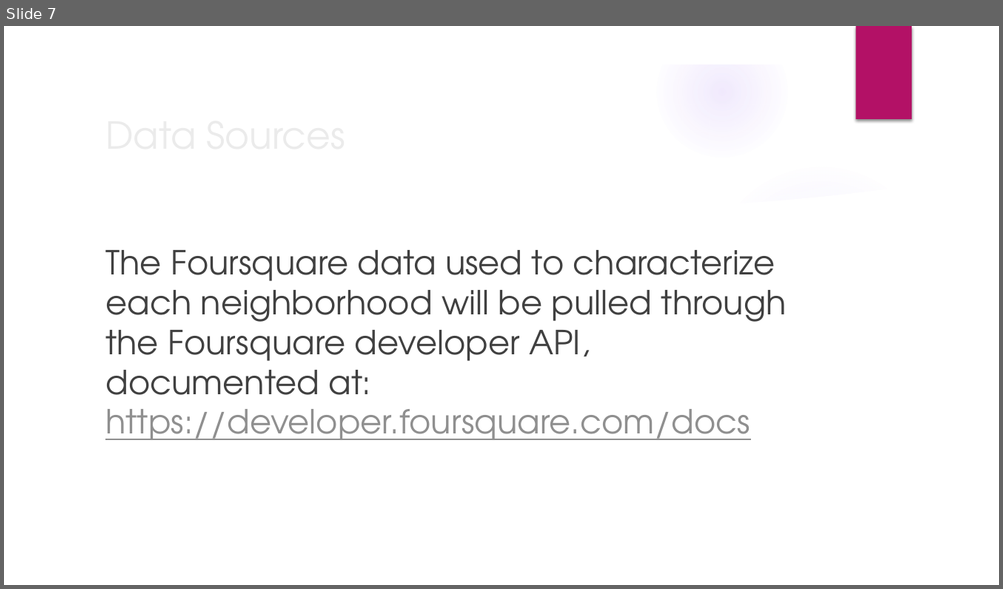
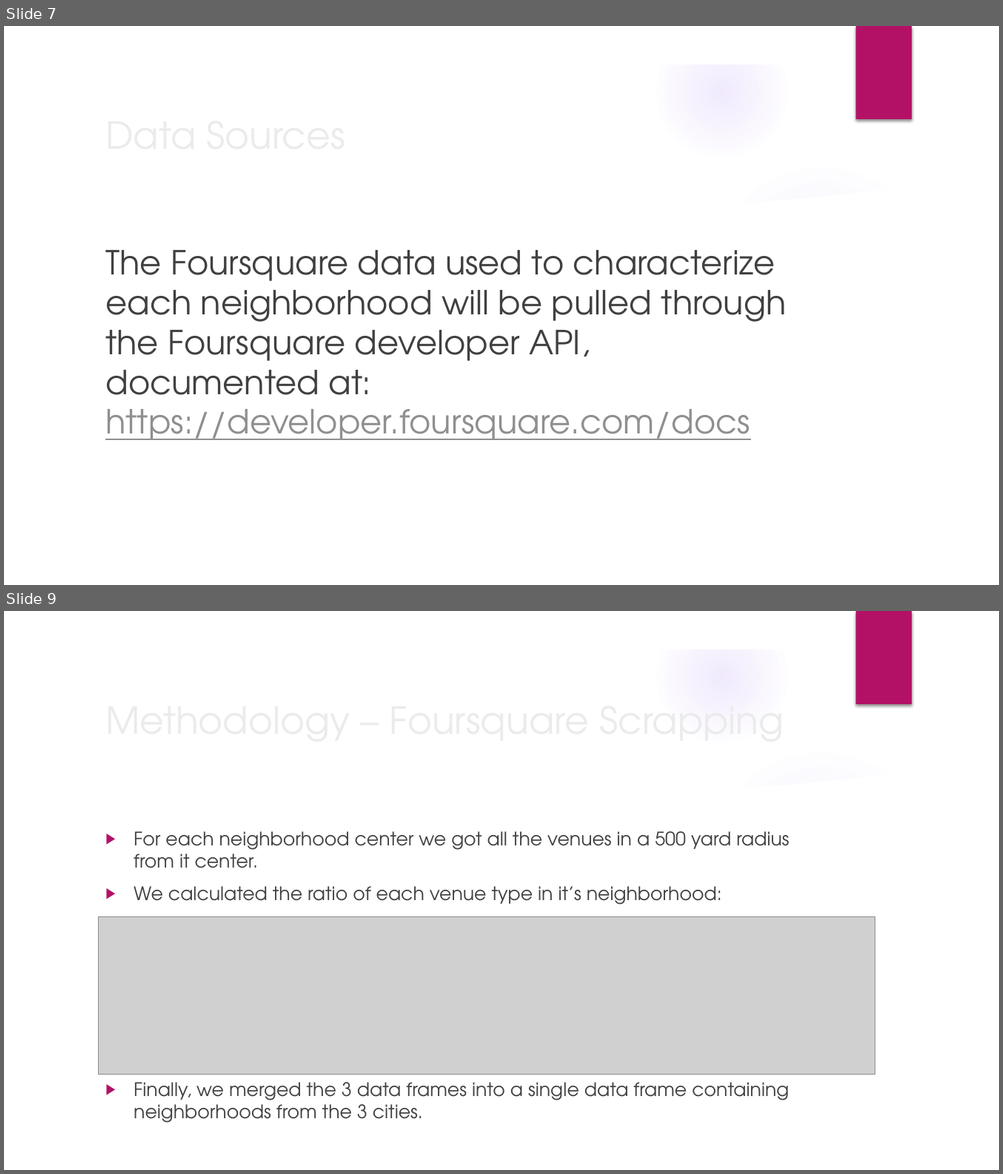
Before and after one commit to IlyaTurian/Coursera_Capstone, a slide deck: Capstone – Recommending Relocation Neighborhood.pptx. Shown one above the other, each under a label of ours: slide 7 before the commit, slides 7 and 9 after it; the slides between them are not shown. The pictures are 1003x589 and 1003x1174 pixels, drawn with LibreOffice and Linux fonts; fonts in the diff are those of the drawing; grey boxes stand for pictures; background and template pictures are left out. Boxes give left, top, right and bottom in pixels: in the first picture for what was removed or moved away, otherwise in the second. Text is boxed around its words. In the diff, an @@ line names an element or a change of style, - is before the commit and + after.

```diff
--- a/Capstone – Recommending Relocation Neighborhood.pptx
+++ b/Capstone – Recommending Relocation Neighborhood.pptx
@@ slide 9 added at bbox=[4, 611, 999, 1170], background picture (left out); not listed: 9 template elements that a slide beside it also shows @@
@@ title added at bbox=[98, 690, 813, 748], 36 pt, text #EBEBEB @@
+Methodology – Foursquare Scrapping
@@ text added at bbox=[134, 832, 788, 905], 18 pt, text #404040 @@
+▶ For each neighborhood center we got all the venues in a 500 yard radius from it center.
+▶ We calculated the ratio of each venue type in it’s neighborhood:
@@ picture added at bbox=[98, 917, 875, 1074] @@
@@ text added at bbox=[134, 1082, 788, 1123], 18 pt, text #404040 @@
+▶ Finally, we merged the 3 data frames into a single data frame containing neighborhoods from the 3 cities.
```
Also in this commit, not shown: 15 other slides added, 3 other files.
